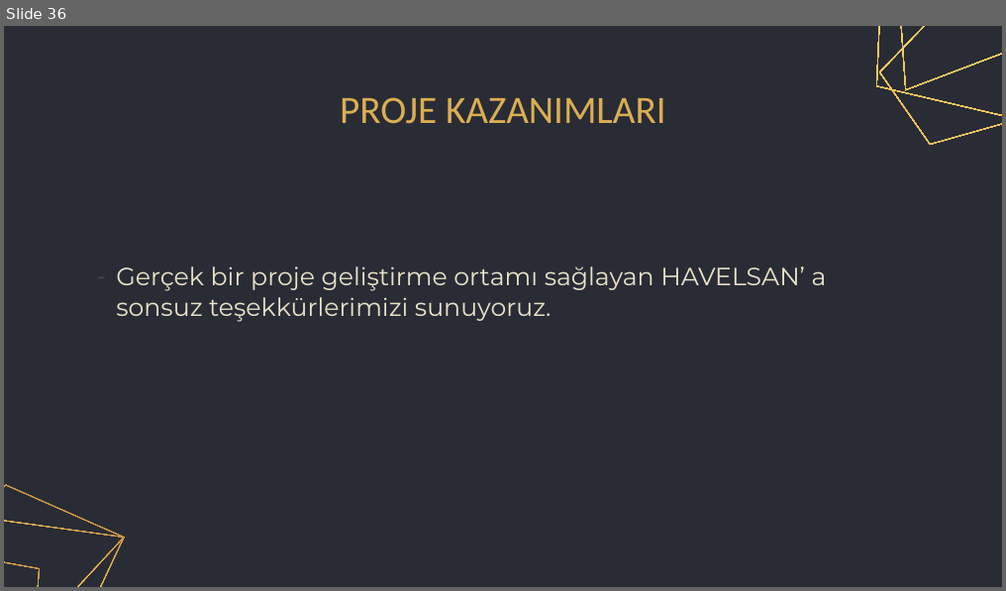
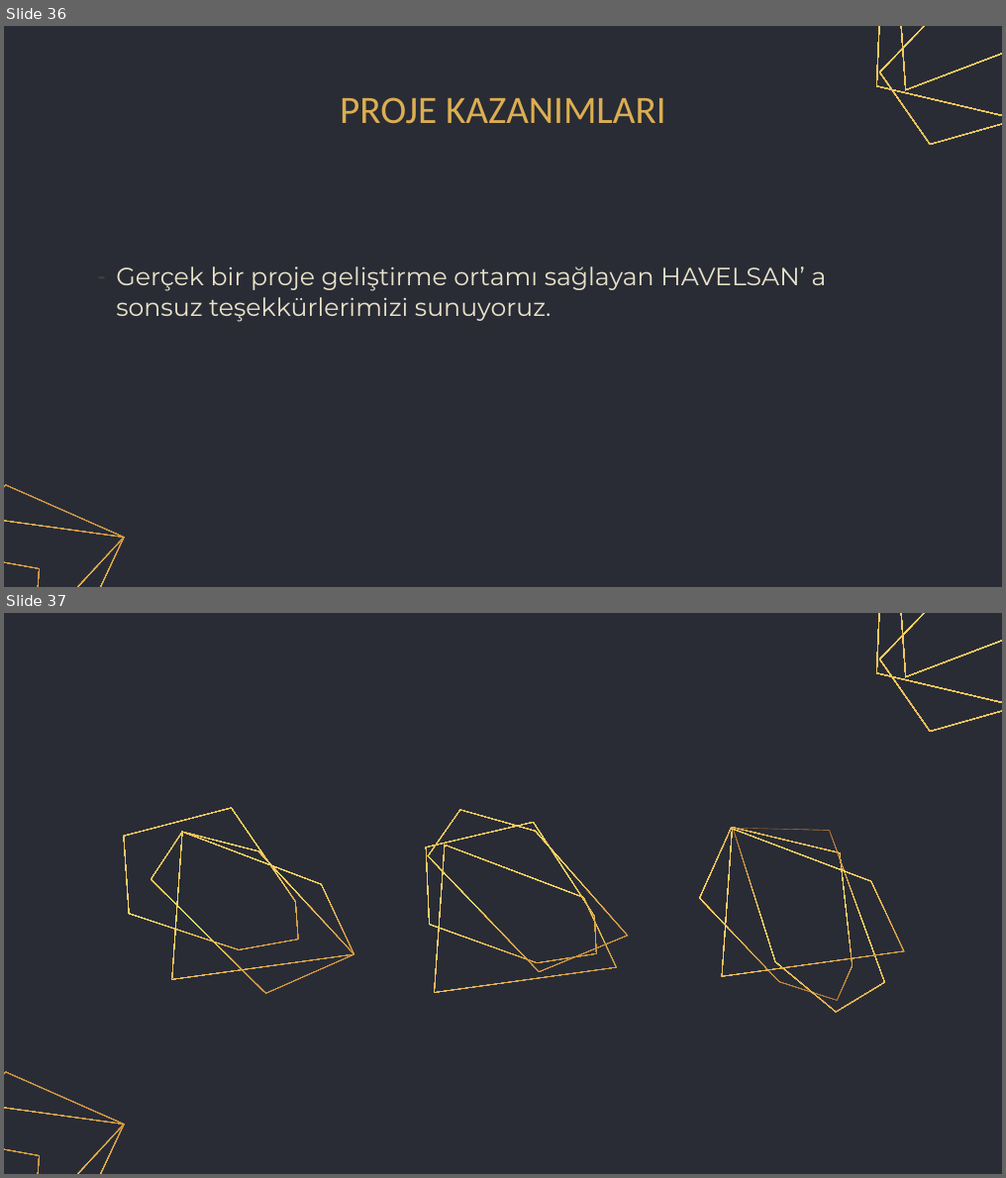
Before and after one commit to cmlblbn/Emlak_Yorumlari.com, a slide deck: Project_presentation/Project_presentation.pptx. Shown one above the other, each under a label of ours: slide 36 before the commit, slides 36 and 37 after it. The pictures are 1006x591 and 1006x1178 pixels, drawn with LibreOffice and Linux fonts; fonts in the diff are those of the drawing; background and template pictures are left out. Boxes give left, top, right and bottom in pixels: in the first picture for what was removed or moved away, otherwise in the second. Text is boxed around its words. In the diff, an @@ line names an element or a change of style, - is before the commit and + after.

```diff
--- a/Project_presentation/Project_presentation.pptx
+++ b/Project_presentation/Project_presentation.pptx
@@ slide 37 added at <box>4,613,1002,1174</box>, background picture (left out); not listed: 6 template elements that a slide beside it also shows @@
@@ freeform shape added at <box>97,781,311,1000</box>, fill gradient #AF7132 to #FFDD6B to #DCAE52 @@
@@ freeform shape added at <box>117,788,354,1030</box>, fill gradient #AF7132 to #FFDD6B to #DCAE52 @@
@@ freeform shape added at <box>138,788,354,1020</box>, fill gradient #AF7132 to #FFDD6B to #DCAE52 @@
@@ freeform shape added at <box>416,768,627,996</box>, fill gradient #AF7132 to #FFDD6B to #DCAE52 @@
@@ freeform shape added at <box>666,784,904,1026</box>, fill gradient #AF7132 to #FFDD6B to #DCAE52 @@
@@ freeform shape added at <box>378,801,616,1043</box>, fill gradient #AF7132 to #FFDD6B to #DCAE52 @@
@@ freeform shape added at <box>400,796,609,1011</box>, fill gradient #AF7132 to #FFDD6B to #DCAE52 @@
@@ freeform shape added at <box>695,826,859,1002</box>, fill gradient #AF7132 to #FFDD6B to #DCAE52 @@
@@ freeform shape added at <box>733,828,885,1012</box>, fill gradient #AF7132 to #FFDD6B to #DCAE52 @@
```
Also in this commit, not shown: 1 slide removed.
